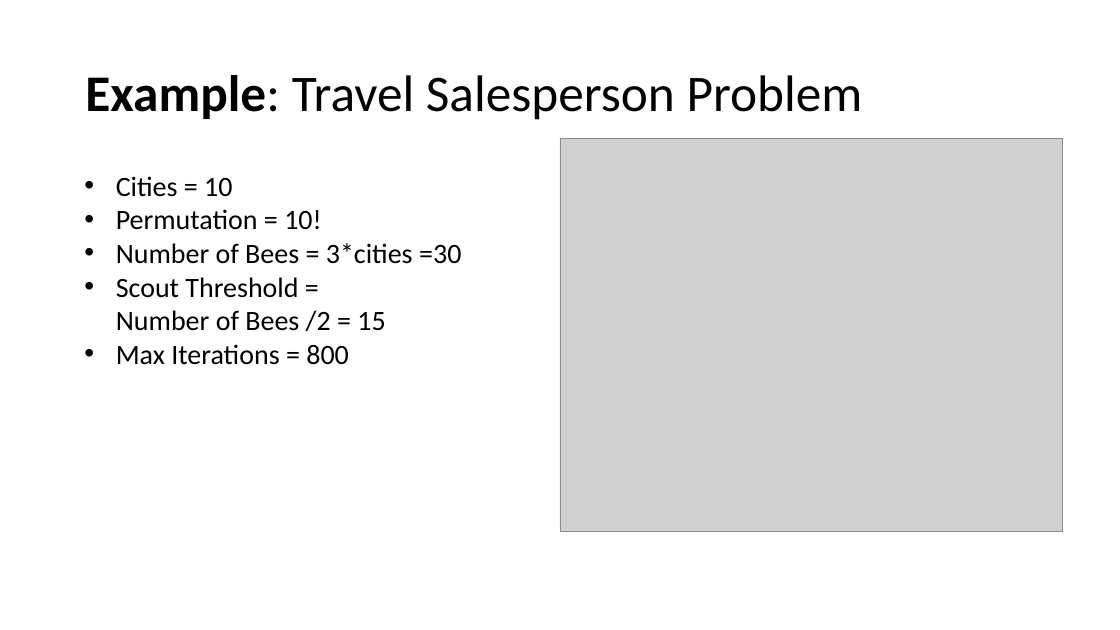
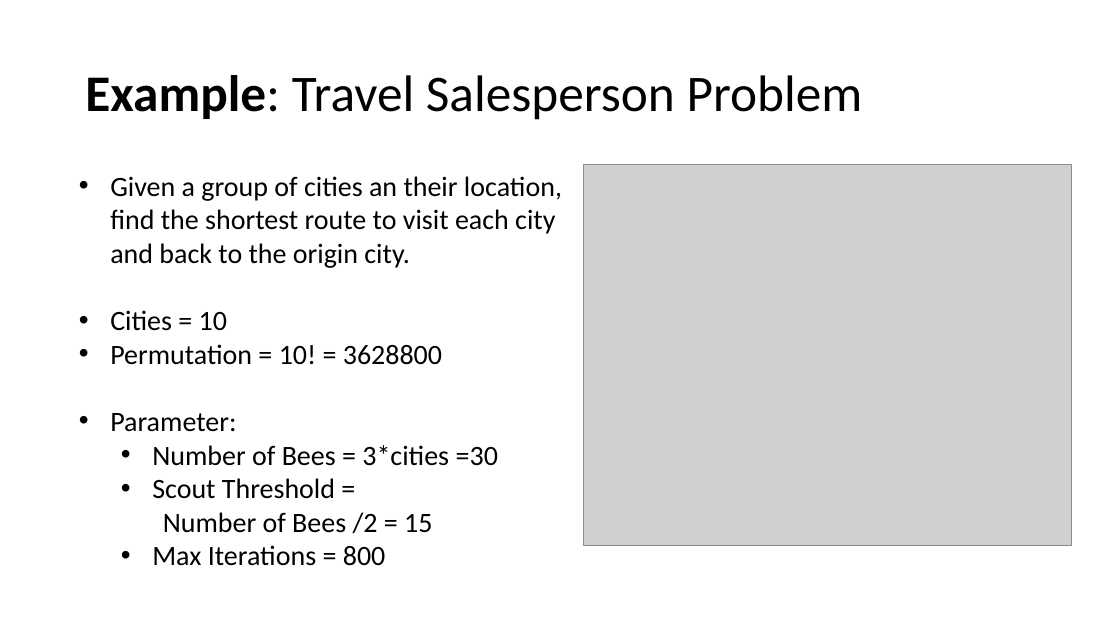
Before and after one commit to dreamakerChao/algorithm_final, a slide deck: slide 30 of 高等演算法報告.pptx. Drawn at 1120x630 pixels with LibreOffice and Linux fonts; fonts in the diff are those of the drawing; grey boxes stand for pictures; background and template pictures are left out. Boxes give left, top, right and bottom in pixels: in the first picture for what was removed or moved away, otherwise in the second. Text is boxed around its words. In the diff, an @@ line names an element or a change of style, - is before the commit and + after.

Commit message:
final

```diff
--- a/高等演算法報告.pptx
+++ b/高等演算法報告.pptx
@@ text at (110, 176, 562, 268): paragraph added @@
+• Given a group of cities an their location, find the shortest route to visit each city and back to the origin city.
@@ picture: place and size @@
-picture at (560, 138, 1063, 531)
+picture at (583, 164, 1071, 546)
@@ text at (110, 344, 442, 432): text changed @@
-• Permutation = 10!
+• Permutation = 10! = 3628800
+• Parameter:
@@ text at (152, 445, 498, 566): list level 1 to 2 in "Number of Bees = 3*cities ..."; list level 1 to 2 in "Scout Threshold ="; list level 1 to 2 in "Max Iterations = 800" @@
```
Also in this commit, not shown: 7 other slides changed, 3 slides added.
